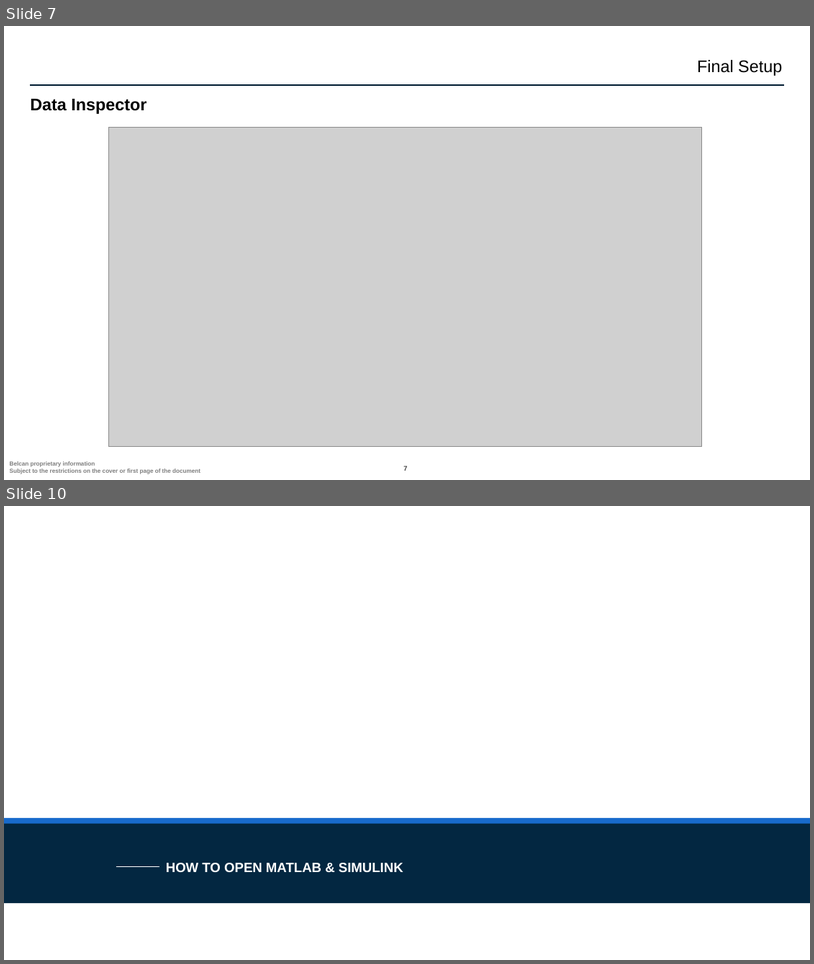
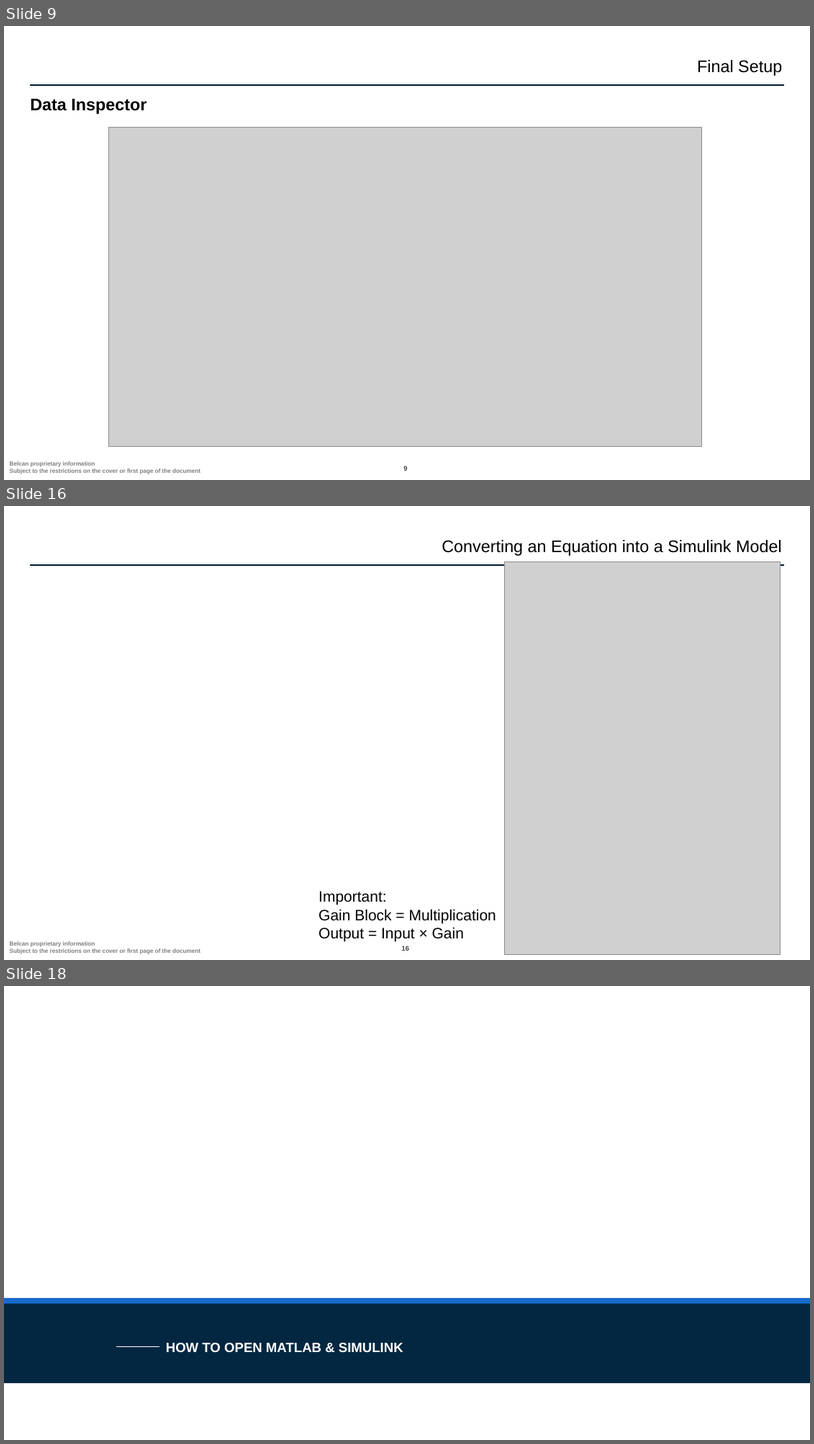
Before and after one commit to ntylerbelcan/aviation-controls-simulink-training-Belcan, a slide deck: ch02/01_polynomial_System/Chapter 2 01_polynomial_System.pptx. Shown one above the other, each under a label of ours: slides 7 and 10 before the commit, slides 9, 16 and 18 after it; the slides between them are not shown. The pictures are 814x964 and 814x1444 pixels, drawn with LibreOffice and Linux fonts; fonts in the diff are those of the drawing; grey boxes stand for pictures; background and template pictures are left out. Boxes give left, top, right and bottom in pixels: in the first picture for what was removed or moved away, otherwise in the second. Text is boxed around its words. In the diff, an @@ line names an element or a change of style, - is before the commit and + after.

```diff
--- a/ch02/01_polynomial_System/Chapter 2 01_polynomial_System.pptx
+++ b/ch02/01_polynomial_System/Chapter 2 01_polynomial_System.pptx
@@ slide 16 added at <box>4,506,810,960</box>, background #FFFFFF; not listed: 3 template elements that a slide beside it also shows @@
@@ text added at <box>442,540,782,556</box>, 20 pt, text #000000 @@
+Converting an Equation into a Simulink Model
@@ picture added at <box>505,561,782,955</box> @@
@@ text added at <box>319,890,496,941</box>, 18 pt, text #000000 @@
+Important:
+Gain Block = Multiplication
+Output = Input × Gain
@@ what was slide 7 is now slide 9 @@
@@ page number at <box>404,465,407,472</box>: text changed @@
-7
+9
@@ what was slide 10 is now slide 18 @@
```
Also in this commit, not shown: 8 other slides added, 1 slide removed.
